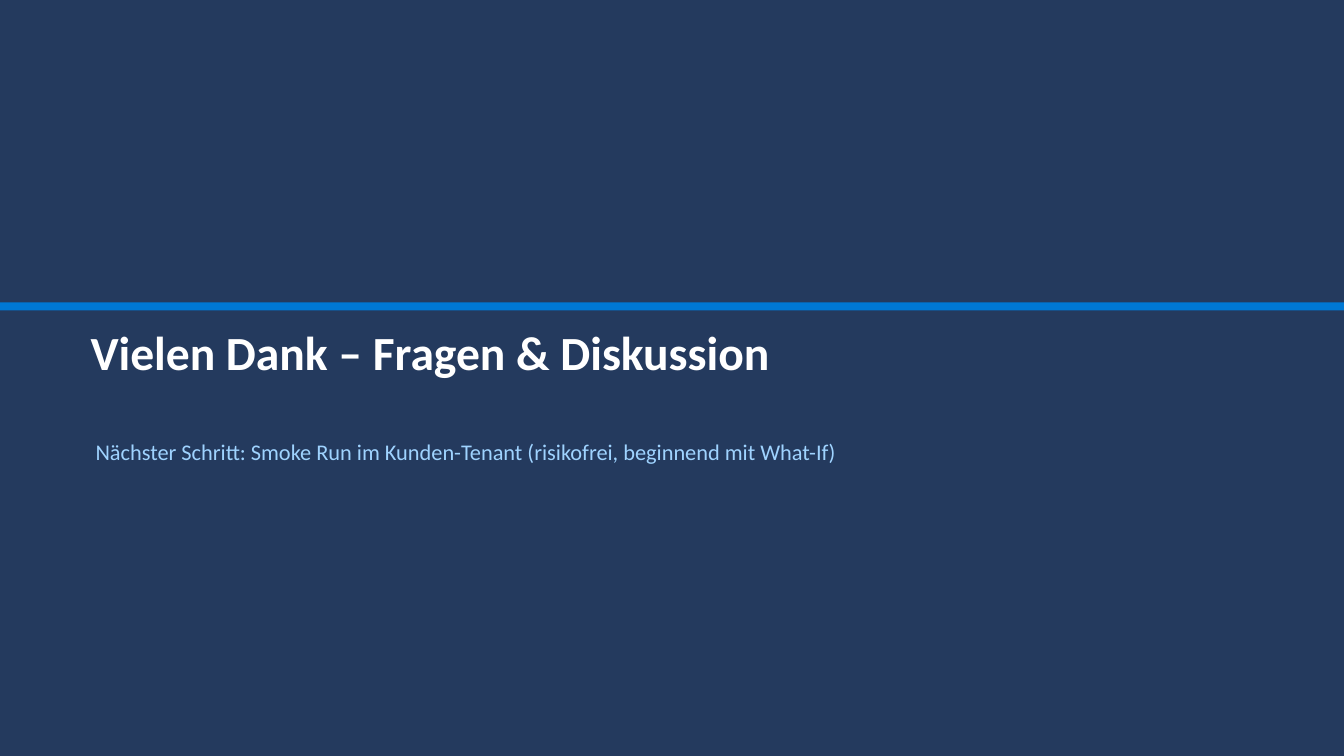
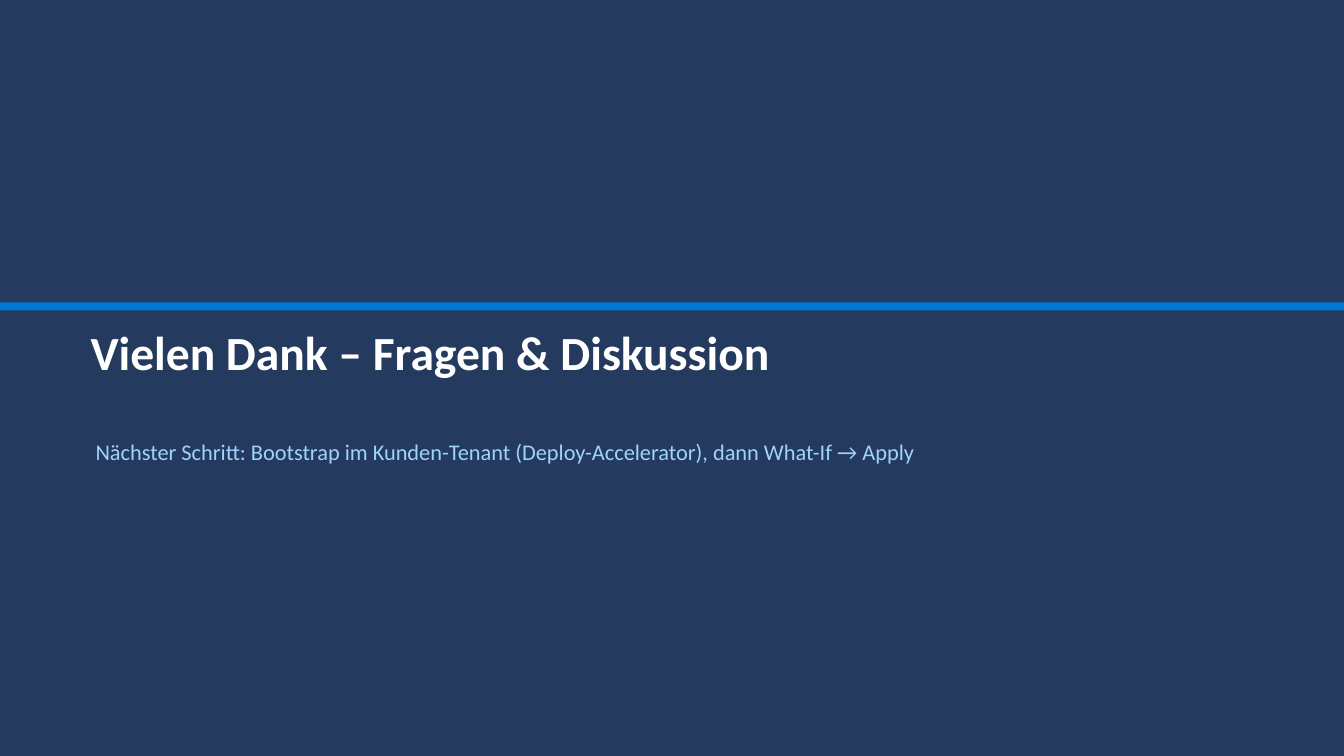
Before and after one commit to YannickBeck/azure-landing-zone, a slide deck: slide 16 of docs/kickoff/Azure-Landing-Zone-Kickoff.pptx. Drawn at 1344x756 pixels with LibreOffice and Linux fonts; fonts in the diff are those of the drawing. Boxes give left, top, right and bottom in pixels: in the first picture for what was removed or moved away, otherwise in the second. Text is boxed around its words. In the diff, an @@ line names an element or a change of style, - is before the commit and + after.

```diff
--- a/docs/kickoff/Azure-Landing-Zone-Kickoff.pptx
+++ b/docs/kickoff/Azure-Landing-Zone-Kickoff.pptx
@@ text at (x1=96, y1=444, x2=914, y2=464): text changed @@
-Nächster Schritt: Smoke Run im Kunden-Tenant (risikofrei, beginnend mit What-If)
+Nächster Schritt: Bootstrap im Kunden-Tenant (Deploy-Accelerator), dann What-If → Apply
```
Also in this commit, not shown: 10 other slides changed, 4 other files.
